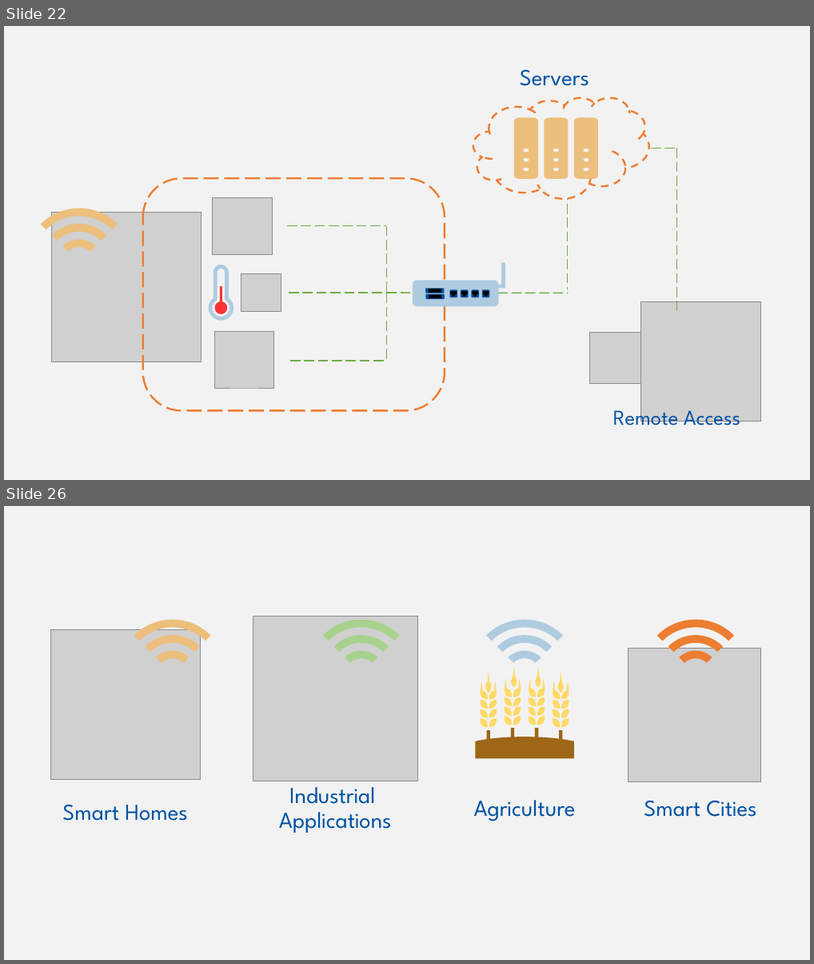
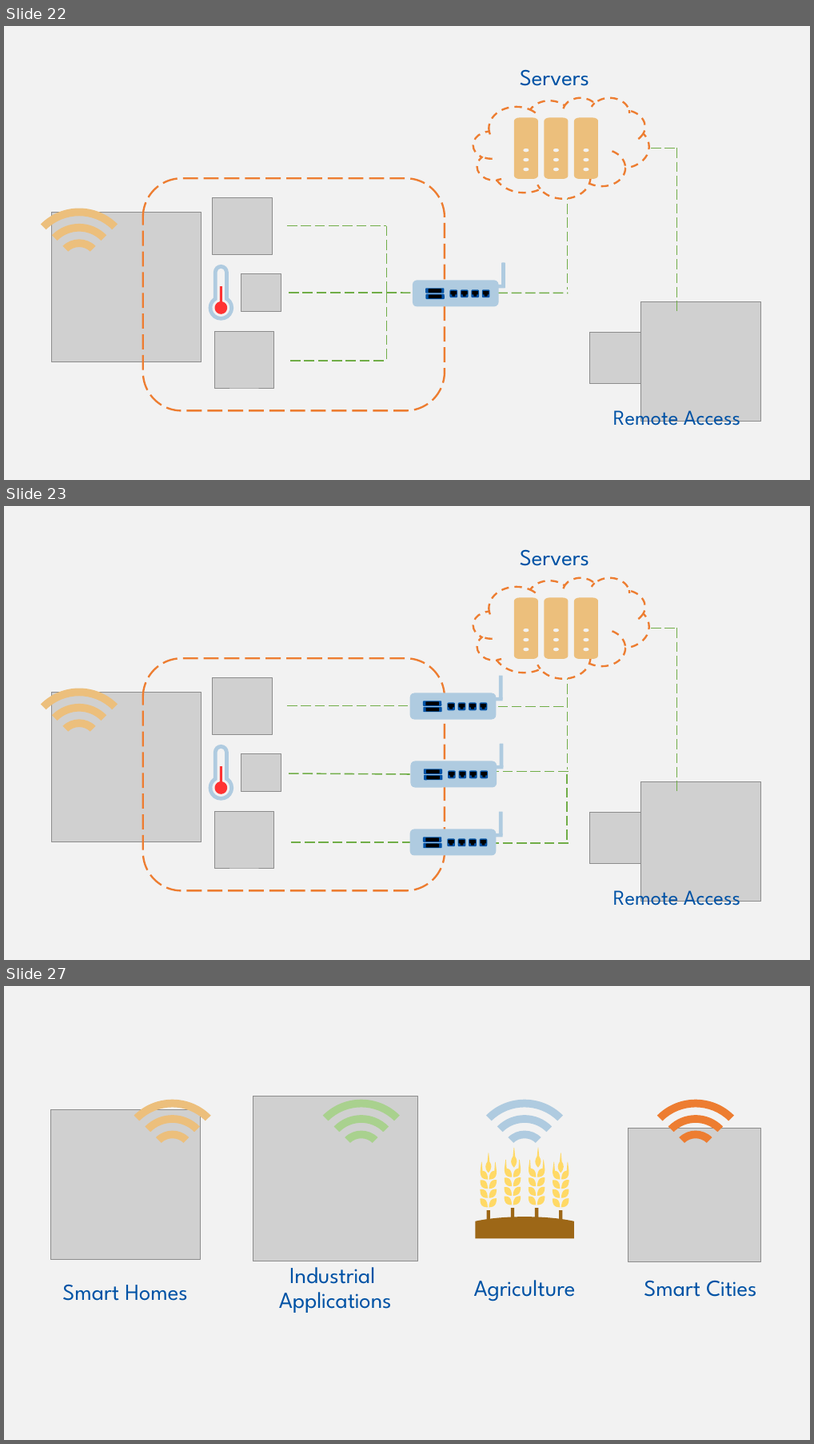
Before and after one commit to w3c/wot-cg, a slide deck: Tutorials/whatiswot/10-Application_Domains/10-Application_Domains.pptx. Shown one above the other, each under a label of ours: slides 22 and 26 before the commit, slides 22, 23 and 27 after it; the slides between them are not shown. The pictures are 814x964 and 814x1444 pixels, drawn with LibreOffice and Linux fonts; fonts in the diff are those of the drawing; grey boxes stand for pictures. Boxes give left, top, right and bottom in pixels: in the first picture for what was removed or moved away, otherwise in the second. Text is boxed around its words. In the diff, an @@ line names an element or a change of style, - is before the commit and + after.

```diff
--- a/Tutorials/whatiswot/10-Application_Domains/10-Application_Domains.pptx
+++ b/Tutorials/whatiswot/10-Application_Domains/10-Application_Domains.pptx
@@ slide 23 added at (4, 506, 810, 960), background #F2F2F2 @@
@@ text added at (520, 549, 590, 566), 27.3 pt, text #0052A5 @@
+Servers
@@ cloud added at (474, 577, 650, 679), fill #F2F2F2, outline #ED7D31 2.25 pt dashed @@
@@ freeform shape added at (514, 598, 538, 659), fill #ECBF7C @@
@@ freeform shape added at (545, 598, 569, 659), fill #ECBF7C @@
@@ freeform shape added at (574, 598, 598, 659), fill #ECBF7C @@
@@ line added from (568, 642) to (568, 770), #70AD47 1.5 pt dashed @@
@@ line added from (651, 628) to (678, 628), #70AD47 1.5 pt dashed @@
@@ line added from (678, 628) to (678, 794), #70AD47 1.5 pt dashed @@
@@ freeform shape added at (41, 665, 118, 742), fill #ECBF7C @@
@@ rounded rectangle added at (143, 659, 445, 891), outline #ED7D31 2.25 pt dashed @@
@@ picture added at (51, 692, 201, 841) @@
@@ freeform shape added at (52, 688, 106, 743), fill #ECBF7C @@
@@ picture added at (213, 677, 272, 734) @@
@@ freeform shape added at (62, 709, 96, 743), fill #ECBF7C @@
@@ line added from (287, 706) to (411, 706), #70AD47 1.5 pt dashed @@
@@ group added at (410, 675, 503, 720): 23 rounded rectangles @@
@@ line added from (442, 706) to (566, 706), #70AD47 1.5 pt dashed @@
@@ freeform shape added at (209, 744, 234, 800), fill #AFCBE0 @@
@@ freeform shape added at (215, 766, 228, 794), fill #FF3333 @@
@@ picture added at (242, 753, 281, 791) @@
@@ line added from (289, 773) to (411, 774), #70AD47 1.5 pt dashed @@
@@ group added at (411, 744, 504, 788): 23 rounded rectangles @@
@@ line added from (447, 772) to (570, 772), #70AD47 1.5 pt dashed @@
@@ line added from (568, 773) to (568, 843), #70AD47 1.5 pt dashed @@
@@ picture added at (642, 781, 762, 901) @@
@@ picture added at (214, 811, 274, 868) @@
@@ picture added at (590, 812, 642, 864) @@
@@ line added from (291, 842) to (410, 842), #70AD47 1.5 pt dashed @@
@@ group added at (410, 811, 503, 856): 23 rounded rectangles @@
@@ line added from (447, 843) to (570, 843), #70AD47 1.5 pt dashed @@
@@ text added at (614, 883, 741, 904), 25.2 pt, text #0052A5 @@
+Remote Access
@@ what was slide 26 is now slide 27 @@
```
Also in this commit, not shown: 2 slides changed.
